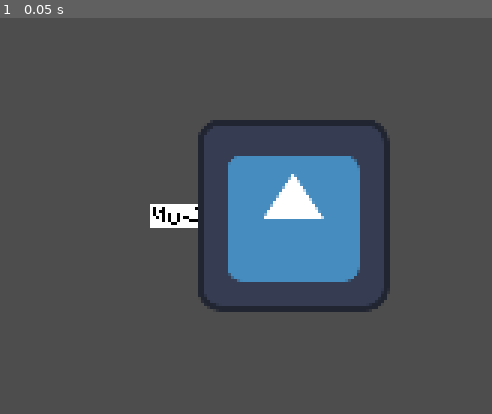
Above: before the commit, frame 1.
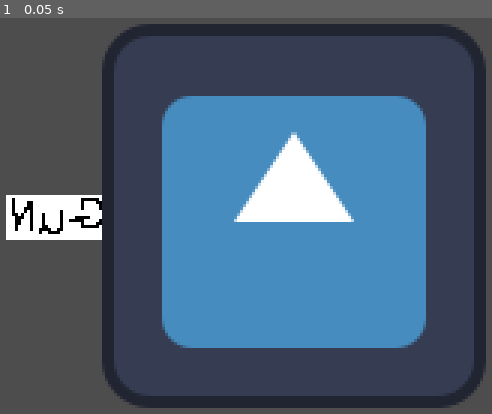
Above: after the commit, the same moment.

Repository: ronal-rai/Game-Jam-Time
Game: Godot game, scene res://scenes/Entities/player/characters/SirKnight.tscn
Two runs of this game, one before a commit and one after it. Both use one fixed random seed, a clock stepped at 60 frames per second and the inputs below. This scene is started directly instead of the project's main scene. The engine's default icon, where the game draws it, is replaced by a stand-in: a white triangle on a blue panel in a dark square.
Inputs:
- Up to frame 1 (0.05 s): no input

The runs differ from the first frame. In frame 1, 39% of the frame differs, in the area x 1-99%, y 1-99%.

Commit message:
bullets
Group abandoned me, still working lol

Diff:
--- a/scenes/Entities/Enemies/Enemy.gd
+++ b/scenes/Entities/Enemies/Enemy.gd
@@ -1,9 +1,10 @@
+@abstract
 extends Entity
 class_name Enemy
 
 signal EnemyDeath(TimeRechage: float)
 
-var TimeRechage: float
+var TimeRechage: float #how much time the enemy gives uppon death
 var Health: float
 
 func _init(setHealth: float,setTimeRechage:float) -> void:
--- a/scenes/Entities/player/characters/SirKnight.tscn
+++ b/scenes/Entities/player/characters/SirKnight.tscn
@@ -9,7 +9,6 @@
 
 [node name="SirKnight" type="CharacterBody2D" unique_id=589076665]
 script = ExtResource("1_yp88f")
-device = null
 
 [node name="CollisionShape2D" type="CollisionShape2D" parent="." unique_id=653204927]
 shape = SubResource("RectangleShape2D_7ewje")
@@ -24,4 +23,3 @@
 texture = ExtResource("4_u3i24")
 
 [node name="Camera2D" type="Camera2D" parent="." unique_id=76622622]
-zoom = Vector2(0.5, 0.5)
Renamed: New Piskel (3).png -> assets/New Piskel (3).png
Not shown, added: assets/New Piskel (3).png.import
Renamed: Bullet.gd -> scenes/Weapons/Bullet.gd
Renamed: Bullet.gd.uid -> scenes/Weapons/Bullet.gd.uid
